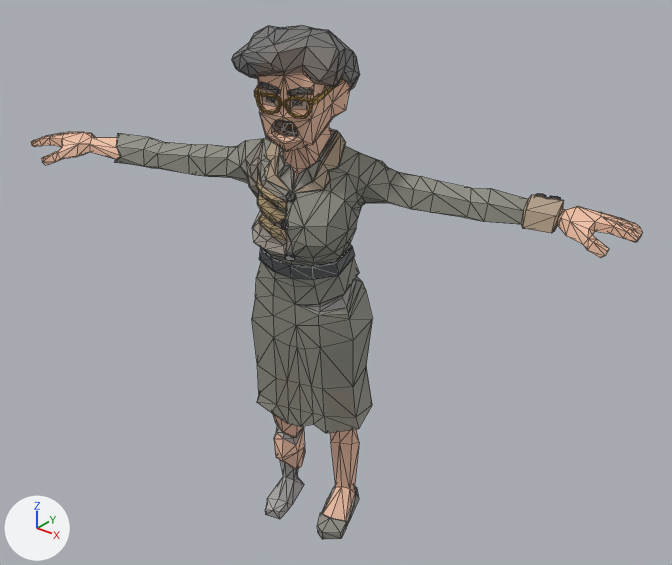
What one commit did to the glTF model dist/models/rosa/rosa.glb.
The view is the same before and after, from a camera (50 mm lens) standing at (1.83, -2.14, 2.32) and looking at (0.06, 0.08, 0.95). The axes (+X, +Y, +Z) are drawn at lower left. The lights are the same throughout. Mesh edges are drawn as thin lines. Where no turn or scale is listed for an object, it has been applied to the vertices. Vertices at the same position are counted once.

In view in the first picture: 'Zombie_Grandma_Female_01.003'.
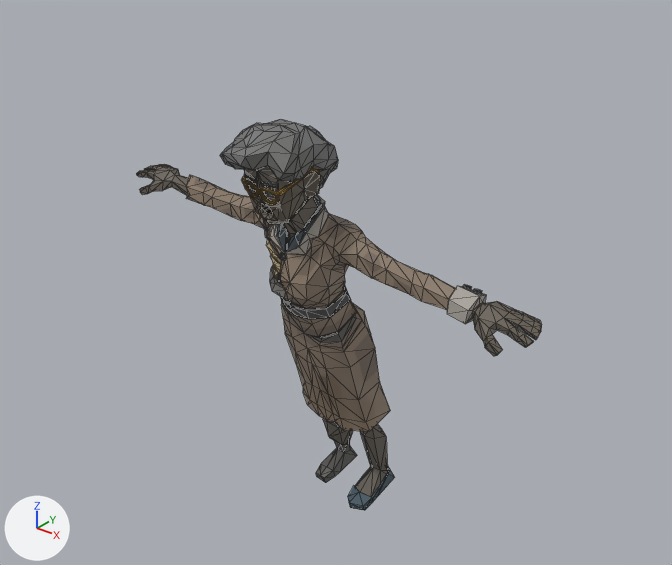
Where the newer file only moved an object's origin or applied its transform, the numbers keep the older frame.

Patch to the scene script:
```diff
--- a/dist/models/rosa/rosa.glb.py
+++ b/dist/models/rosa/rosa.glb.py
@@ img_polygonzombie_texture_01_c @@
+img_polygonzombie_texture_01_c = load_image('PolygonZombie_Texture_01_C', '_unpacked/PolygonZombie_Texture_01_C', 2048, 2048, 'sRGB')
@@ mat_zombie_a @@
 n3 = _N.new('ShaderNodeTexImage'); n3.name = 'Image Texture'
-n3.image = img_polygonhorror_texture_01_a
+n3.image = img_polygonzombie_texture_01_c
 _L.new(n0.outputs[0], n1.inputs[0])  # 'BSDF' to 'Surface'
@@ me_scene_137 @@
 me_scene_137.from_pydata(...)  # 1195 vertices, 2337 faces; spans x -0.93..1.04, y -0.44..0.3, z -0.02..1.83
 # used by ob_zombie_grandma_female_01_003; location = (-0.03, 0.041, -0.014)
+# me_scene_137 part 1: the whole mesh is multiplied about its middle by the matrix ((0.813, 0.338, -0.007), (-0.333, 0.797, -0.172), (-0.06, 0.162, 0.864)), then moved by (-0.04, 0.12, -0.17)
 me_scene_137.materials.append(mat_zombie_a)
```

What differs and where, as boxes (x1, y1, x2, y2) in the pictures (672 x 565 px):
'Zombie_Grandma_Female_01.003', surface changed, reshaped (34% narrower, 24% shorter): before (31, 25, 643, 540); after (136, 119, 542, 511)
